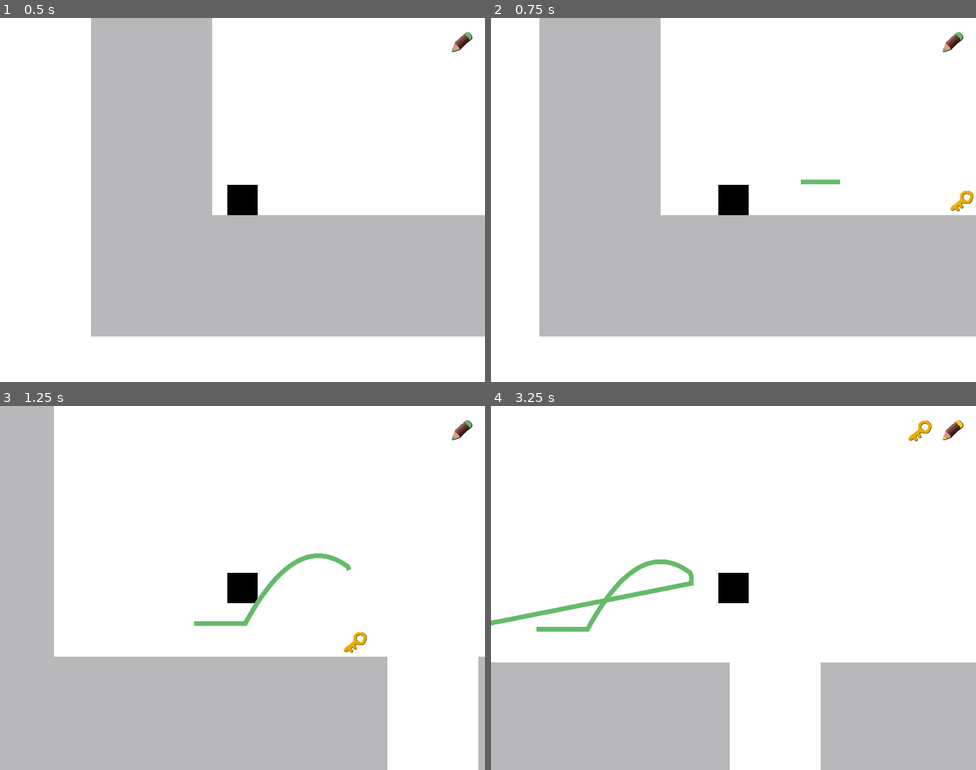
Above: before the commit, frames 1-4 (two rows, left to right).
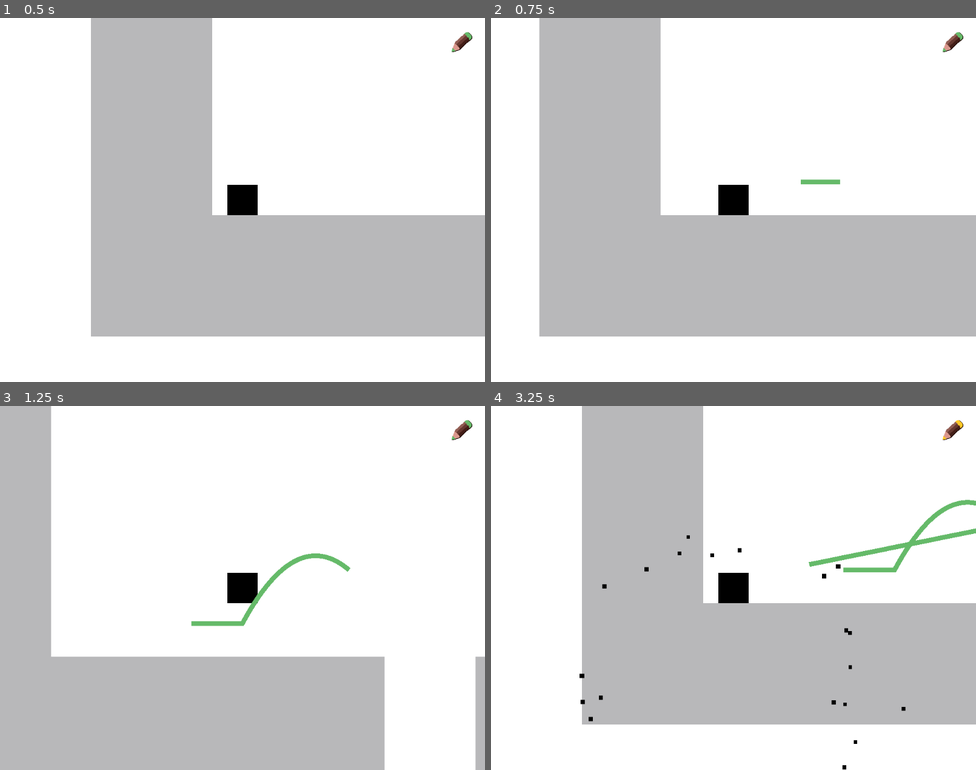
Above: after the commit, the same moments.

Repository: igaryhe/LD45
Game: Godot game, scene res://World.tscn
Same seed, same stepped clock (60 frames per second), same inputs: the game is played once before the commit and once after it. Sound files missing from this copy of the repository are replaced by a short silence.
Inputs (mouse positions are in pixels of both pictures, inside the frame that each line leads up to):
- Up to frame 1 (0.5 s): no input
- Up to frame 2 (0.75 s): tap Enter at 0.5 s; move the mouse to (840, 181) at 0.52 s; press the mouse at (840, 181) at 0.53 s; hold Right (ui_right) from 0.53 s (still down)
- Up to frame 3 (1.25 s): keep holding Right (ui_right); tap Space (jump) at 0.77 s
- Up to frame 4 (3.25 s): move the mouse to (636, 606) at 1.27 s; release the mouse at (636, 606) at 1.28 s; tap C (switch_color) at 1.35 s; tap Space (jump) at 1.52, 3.02 s; move the mouse to (782, 507) at 2.02 s; release Right (ui_right) at 2.03 s; hold Left (ui_left) 2.03-2.78 s; hold Mouse wheel up (zoom_in) 2.03-2.78 s; move the mouse to (709, 660) at 2.77 s; hold Right (ui_right) from 2.78 s (still down); tap Mouse wheel down (zoom_out) at 2.85 s

Frame 1 is identical in both runs. In frame 2, 0.1% of the frame differs, in the area x 94-100%, y 47-54%; in frame 3, 1.3%; in frame 4, 45%, in the area x 0-100%, y 0-100%.

Commit message:
sound adjustment

Diff:
--- a/BGM.tscn
+++ b/BGM.tscn
@@ -4,4 +4,5 @@
 
 [node name="BGM" type="AudioStreamPlayer"]
 stream = ExtResource( 1 )
+volume_db = -12.0
 autoplay = true
--- a/Key.tscn
+++ b/Key.tscn
@@ -2,7 +2,7 @@
 
 [ext_resource path="res://Key.gd" type="Script" id=1]
 [ext_resource path="res://res/key.png" type="Texture" id=2]
-[ext_resource path="res://audio/KEY noise.wav" type="AudioStream" id=3]
+[ext_resource path="res://audio/KEY noise1 .wav" type="AudioStream" id=3]
 
 [sub_resource type="RectangleShape2D" id=1]
 extents = Vector2( 32, 32 )
--- a/MovingPlatform.tscn
+++ b/MovingPlatform.tscn
@@ -27,6 +27,7 @@
 
 [node name="AudioStreamPlayer2D" type="AudioStreamPlayer2D" parent="Platform"]
 stream = ExtResource( 3 )
+volume_db = -4.0
 autoplay = true
 attenuation = 5.65685
 
--- a/World.tscn
+++ b/World.tscn
@@ -6,8 +6,6 @@
 [ext_resource path="res://Player.tscn" type="PackedScene" id=4]
 [ext_resource path="res://Deadzone.tscn" type="PackedScene" id=5]
 [ext_resource path="res://Draw.tscn" type="PackedScene" id=6]
-[ext_resource path="res://Door.tscn" type="PackedScene" id=7]
-[ext_resource path="res://Key.tscn" type="PackedScene" id=8]
 
 [node name="World" type="Node2D"]
 
@@ -40,10 +38,4 @@
 scale = Vector2( 3, 1 )
 
 [node name="Draw" parent="." instance=ExtResource( 6 )]
-
-[node name="KinematicBody2D" parent="." instance=ExtResource( 7 )]
-position = Vector2( 575.528, 576.481 )
-
-[node name="Key" parent="." instance=ExtResource( 8 )]
-position = Vector2( 762.32, 609.733 )
 [connection signal="complete" from="Flag" to="Draw" method="complete"]
Not shown: 1 places in World.tscn that only renumber resources
Not shown, added: audio/KEY noise1 .wav.import
Not shown, added: audio/KEY noise1 .wav
